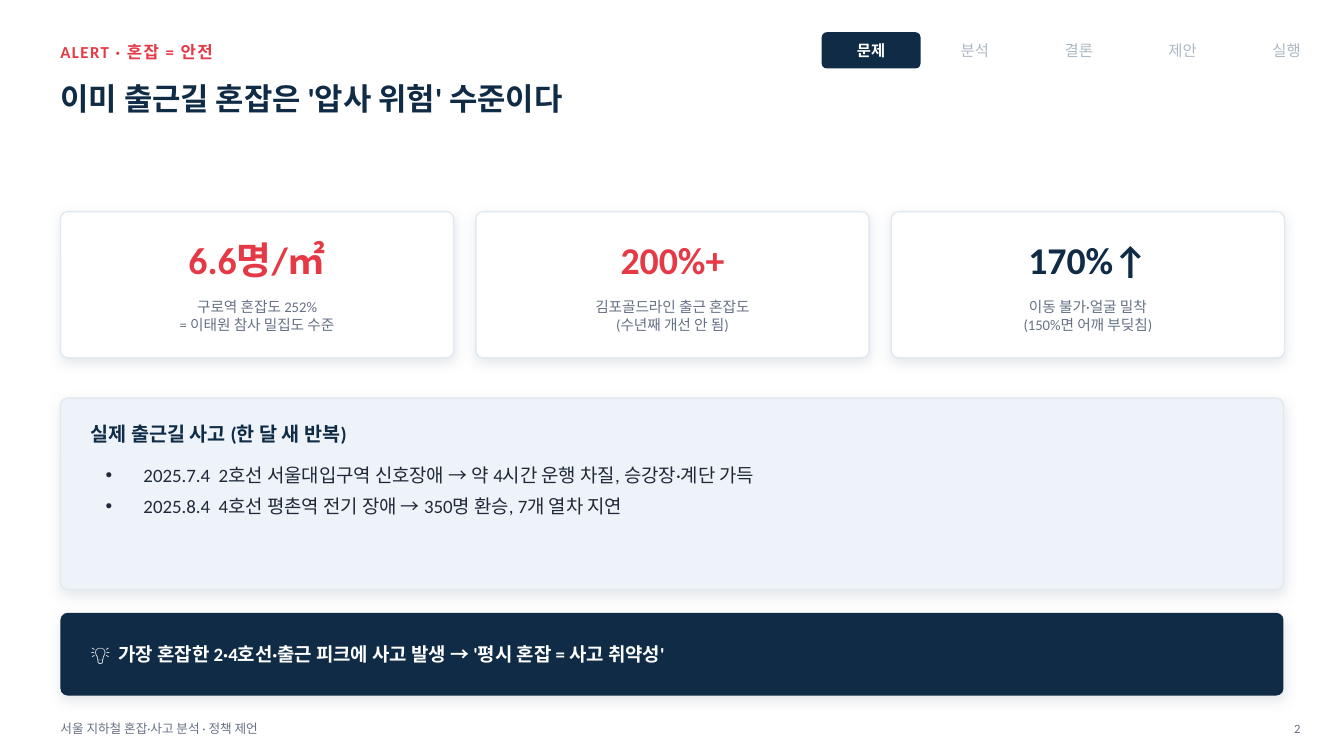
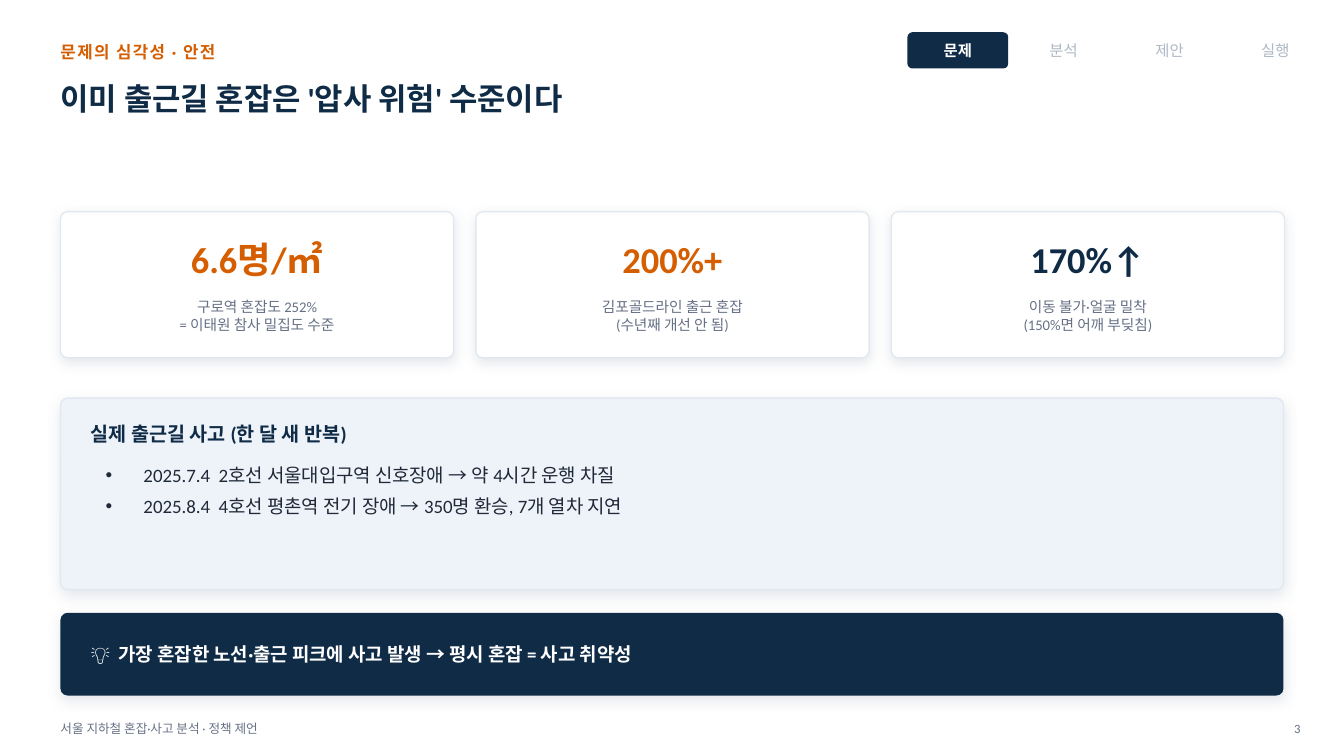
Before and after one commit to yuneunmi814-cmyk/data-analysis-mini-project, a slide deck: slide 4 of 발표장표_지하철혼잡.pptx (slide 3 before the commit). Drawn at 1344x756 pixels with LibreOffice and Linux fonts; fonts in the diff are those of the drawing. Boxes give left, top, right and bottom in pixels: in the first picture for what was removed or moved away, otherwise in the second. Text is boxed around its words. In the diff, an @@ line names an element or a change of style, - is before the commit and + after.

```diff
--- a/발표장표_지하철혼잡.pptx
+++ b/발표장표_지하철혼잡.pptx
@@ text at bbox=[60, 44, 215, 60]: text changed; text colour #E63946 to #D55E00 @@
-ALERT · 혼잡 = 안전
+문제의 심각성 · 안전
@@ 2 texts, 1 rounded rectangle: place and size @@
-2 texts, 1 rounded rectangle at bbox=[822, 32, 989, 69]
+2 texts, 1 rounded rectangle at bbox=[907, 32, 1077, 69]
@@ text removed at bbox=[1065, 43, 1093, 57] @@
-결론
@@ text "제안": place and size @@
-text "제안" at bbox=[1168, 43, 1196, 57]
+text "제안" at bbox=[1155, 43, 1183, 57]
@@ text "실행": place and size @@
-text "실행" at bbox=[1272, 43, 1300, 57]
+text "실행" at bbox=[1261, 43, 1289, 57]
@@ text "6.6명/㎡" at bbox=[191, 243, 323, 277]: size 27 to 26 pt, text colour #E63946 to #D55E00 @@
@@ text "200%+" at bbox=[622, 248, 722, 274]: size 27 to 26 pt, text colour #E63946 to #D55E00 @@
@@ text "170%↑" at bbox=[1030, 246, 1145, 277]: size 27 to 26 pt @@
@@ text at bbox=[602, 299, 743, 313]: text changed @@
-김포골드라인 출근 혼잡도
+김포골드라인 출근 혼잡
@@ text at bbox=[143, 466, 615, 484]: text changed @@
-• 2025.7.4 2호선 서울대입구역 신호장애 → 약 4시간 운행 차질, 승강장·계단 가득
+• 2025.7.4 2호선 서울대입구역 신호장애 → 약 4시간 운행 차질
@@ text at bbox=[119, 645, 632, 663]: text changed @@
-💡 가장 혼잡한 2·4호선·출근 피크에 사고 발생 → '평시 혼잡 = 사고 취약성'
+💡 가장 혼잡한 노선·출근 피크에 사고 발생 → 평시 혼잡 = 사고 취약성
```
Also in this commit, not shown: 13 other slides changed, 2 slides added, 1 slide removed, 20 other files.
